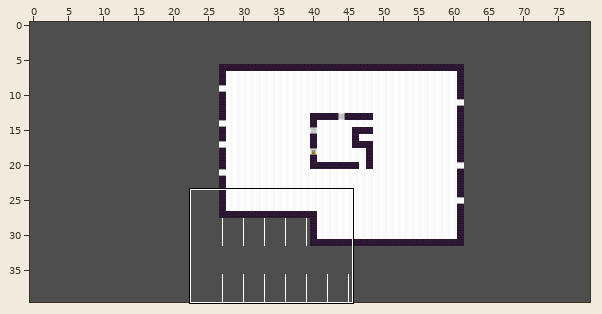
Two states of a Tiled map, assets/map12.tmx. The picture above shows the old version from afar; the outline marks the close-up.
Close-up. Before the edit:
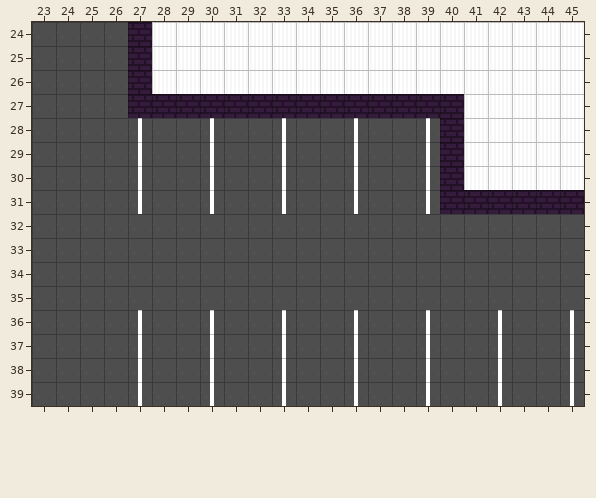
Cells are 12x12 px. Shown: x 23..45, y 24..39. The commit also changed other parts of the map, which this record leaves out. Tiles whose own drawing changed are shown in their newer look in all pictures.
The result:
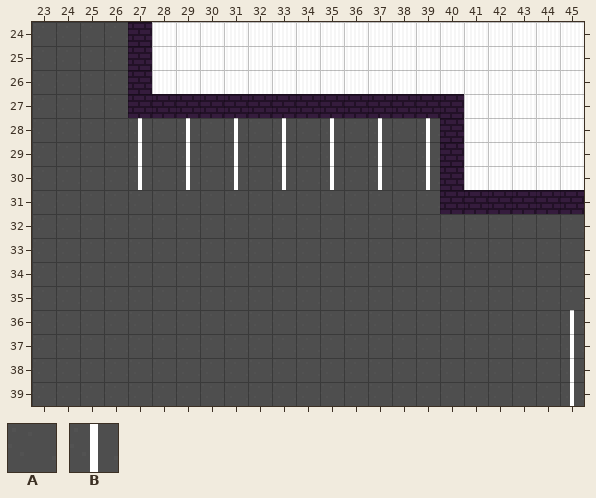
Key: from "tileset12": A 8, B 9.
_ is an empty cell.
Change:
Layer "Tile Layer 1":
y 28..30: x 29..31 ABA -> BAB; x 35..37 ABA -> BAB
y 31: x 27 B -> A; x 30 B -> A; x 33 B -> A; x 36 B -> A; x 39 B -> A
y 36..39: x 27 B -> A; x 30 B -> A; x 33 B -> A; x 36 B -> A; x 39 B -> A; x 42 B -> A
